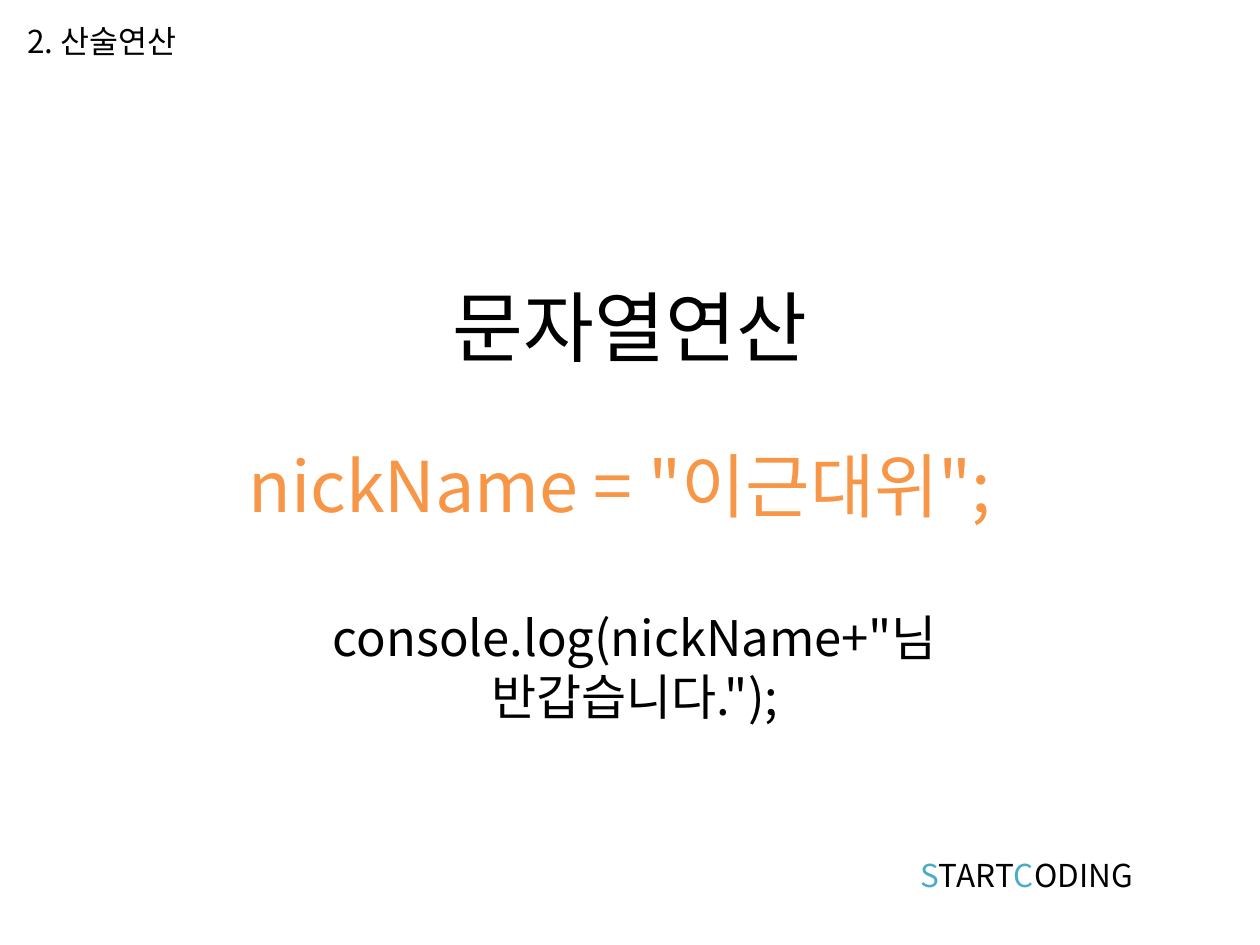
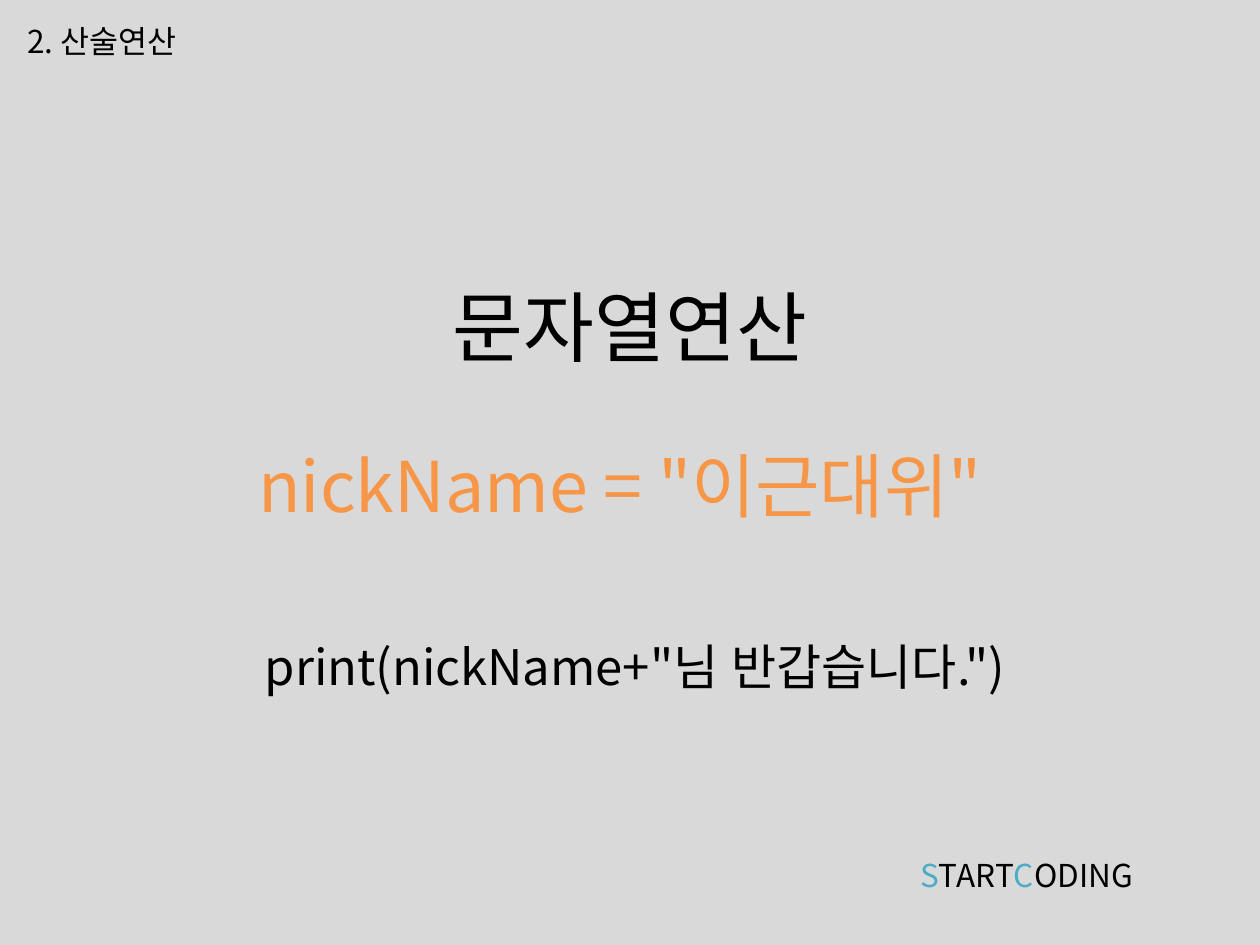
Before and after one commit to kwonkijun/python, a slide deck: slide 9 of 파이썬기초(PPT)/파이썬 기초 3강_연산과 연산자.pptx. Drawn at 1260x945 pixels with LibreOffice and Linux fonts; fonts in the diff are those of the drawing. Boxes give left, top, right and bottom in pixels: in the first picture for what was removed or moved away, otherwise in the second. Text is boxed around its words. In the diff, an @@ line names an element or a change of style, - is before the commit and + after.

```diff
--- a/파이썬기초(PPT)/파이썬 기초 3강_연산과 연산자.pptx
+++ b/파이썬기초(PPT)/파이썬 기초 3강_연산과 연산자.pptx
@@ background #FFFFFF to #D9D9D9 @@
@@ text at bbox=[258, 454, 982, 518]: text changed @@
-nickName = "이근대위";
+nickName = "이근대위"
@@ text at bbox=[265, 644, 1005, 697]: text changed @@
-console.log(nickName+"님 반갑습니다.");
+print(nickName+"님 반갑습니다.")
```
Also in this commit, not shown: 20 other slides changed, 1 other file.
